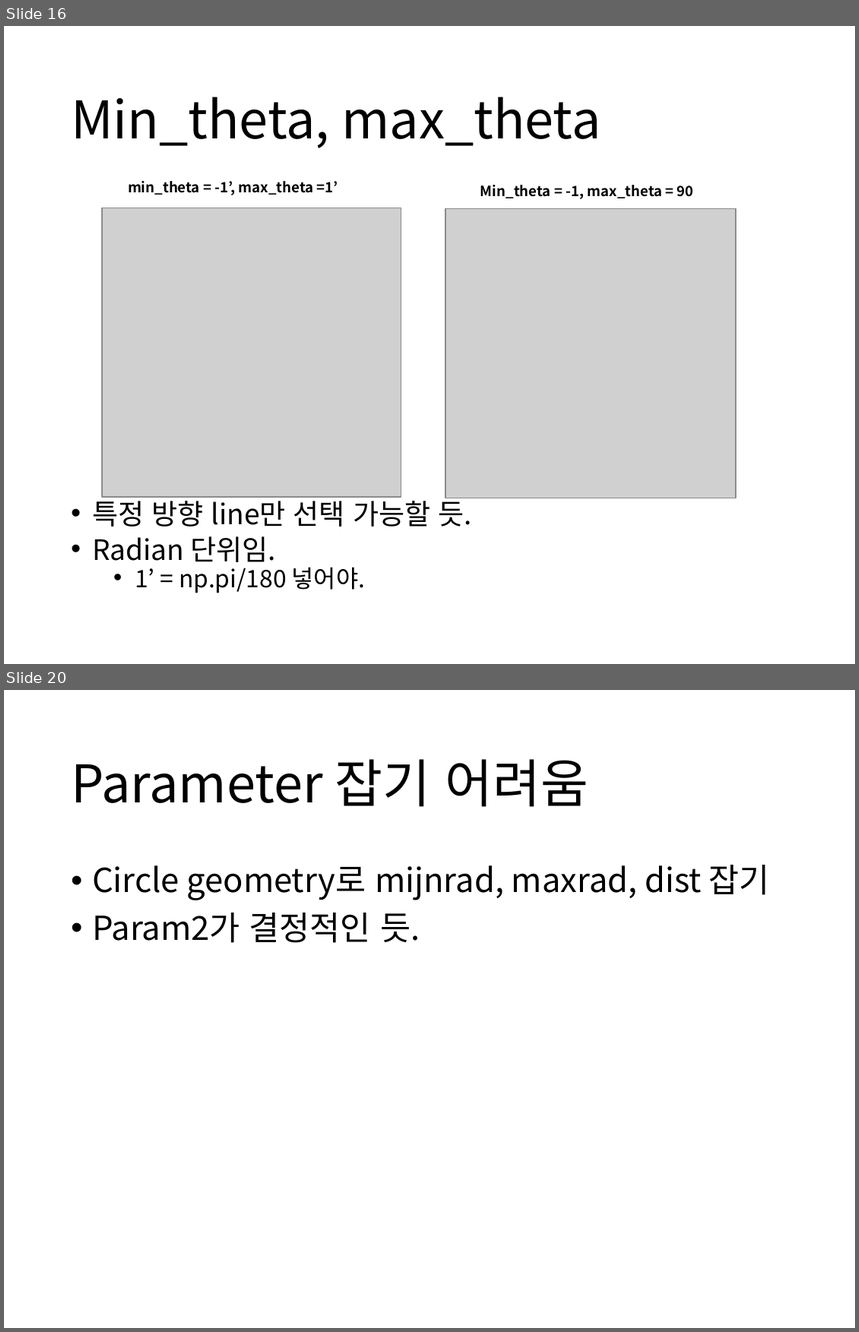
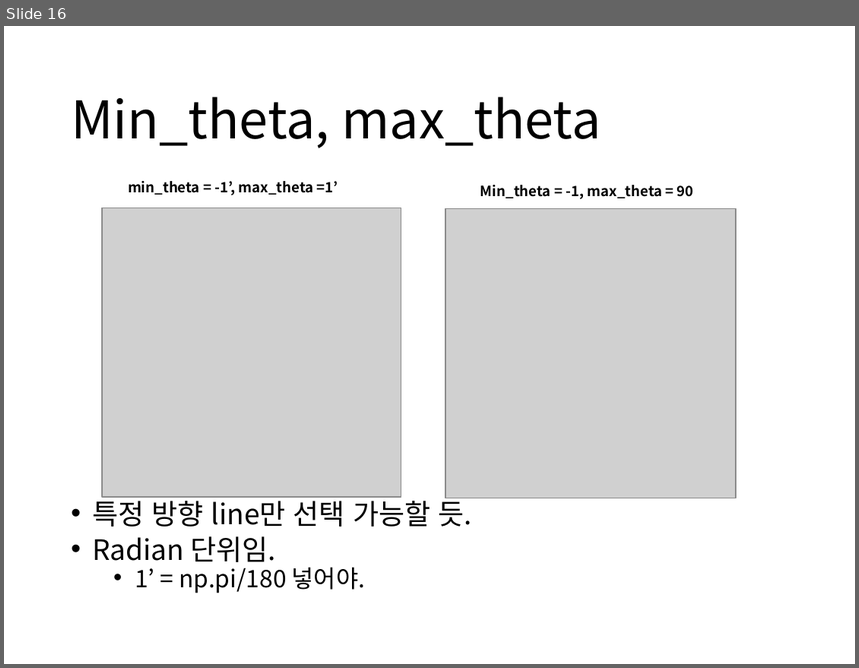
Before and after one commit to boy1089/MyProject, a slide deck: hough transform/hough transform ver1.pptx. Shown one above the other, each under a label of ours: slides 16 and 20 before the commit, slide 16 after it; the slides between them are not shown. The pictures are 859x1332 and 859x668 pixels, drawn with LibreOffice and Linux fonts; fonts in the diff are those of the drawing; grey boxes stand for pictures. Boxes give left, top, right and bottom in pixels: in the first picture for what was removed or moved away, otherwise in the second. Text is boxed around its words. In the diff, an @@ line names an element or a change of style, - is before the commit and + after.

```diff
--- a/hough transform/hough transform ver1.pptx
+++ b/hough transform/hough transform ver1.pptx
@@ slide 20 removed at (x1=4, y1=690, x2=855, y2=1328), background #FFFFFF @@
@@ title removed at (x1=71, y1=759, x2=589, y2=807) @@
-Parameter 잡기 어려움
@@ text removed at (x1=92, y1=865, x2=770, y2=943) @@
-• Circle geometry로 mijnrad, maxrad, dist 잡기
-• Param2가 결정적인 듯.
```
Also in this commit, not shown: 6 slides changed, 3 slides added, 2 other slides removed, 4 other files.
